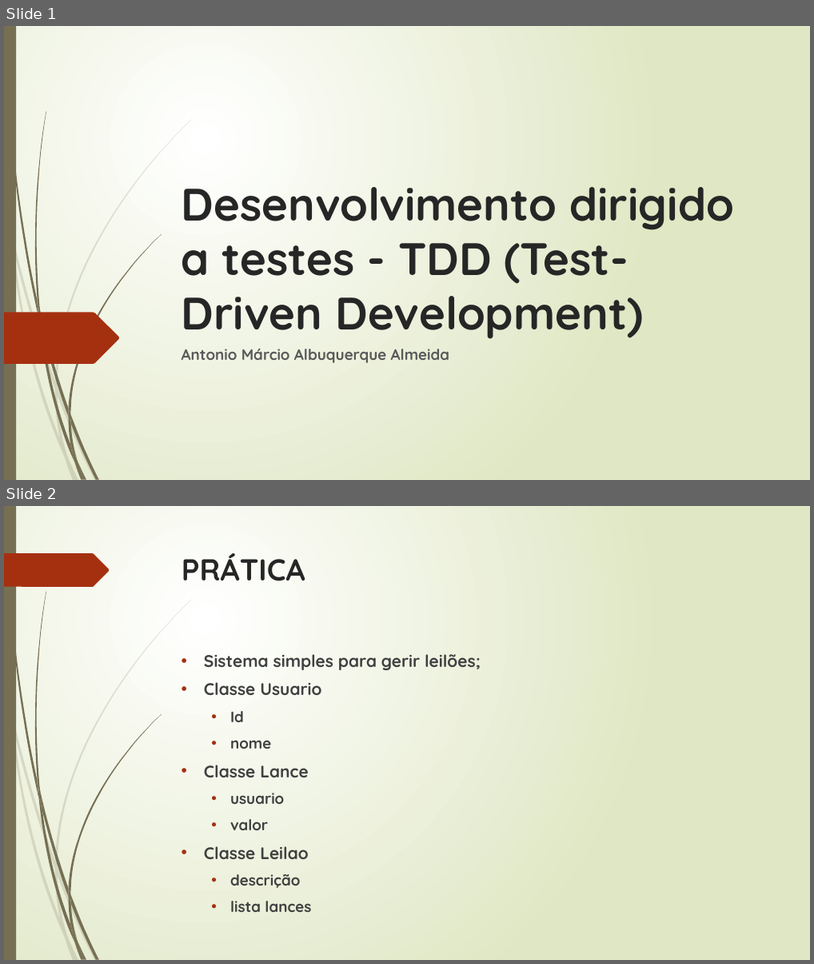
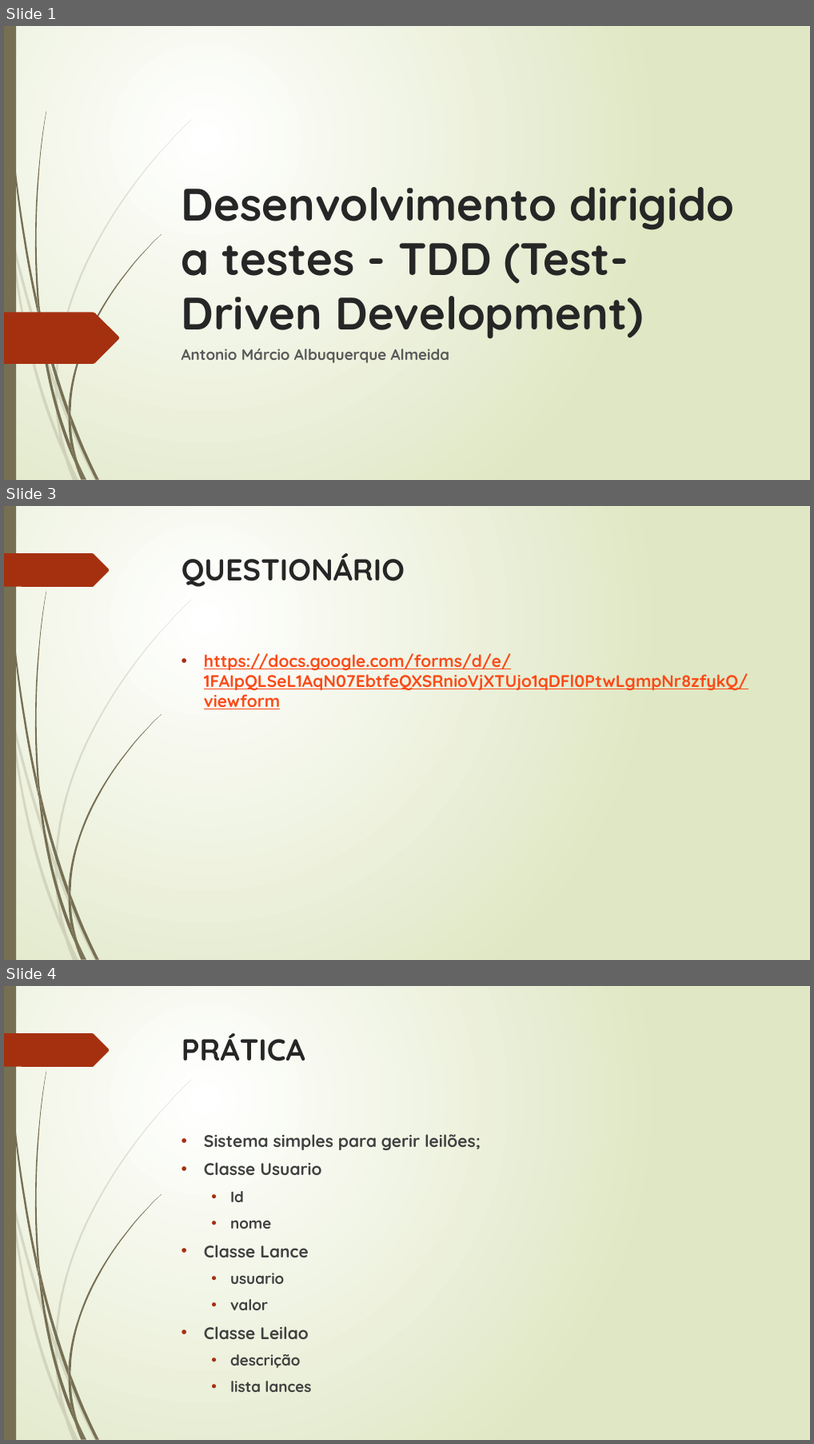
Before and after one commit to Marcio-Albuquerque/AulaLeilao, a slide deck: Desenvolvimento dirigido a testes - TDD (Test-Driven.pptx. Shown one above the other, each under a label of ours: slides 1 and 2 before the commit, slides 1, 3 and 4 after it; the slides between them are not shown. The pictures are 814x964 and 814x1444 pixels, drawn with LibreOffice and Linux fonts; fonts in the diff are those of the drawing. Boxes give left, top, right and bottom in pixels: in the first picture for what was removed or moved away, otherwise in the second. Text is boxed around its words. In the diff, an @@ line names an element or a change of style, - is before the commit and + after.

Commit message:
Form Google link

```diff
--- a/Desenvolvimento dirigido a testes - TDD (Test-Driven.pptx
+++ b/Desenvolvimento dirigido a testes - TDD (Test-Driven.pptx
@@ slide 3 added at (4,506,810,960), background gradient #FFFFFF to #DFE8C4; not listed: 24 template elements that a slide beside it also shows @@
@@ title added at (182,553,405,587), 36 pt, text #262626, bold @@
+QUESTIONÁRIO
@@ text added at (204,653,748,709), 20 pt, text #FB4A18, bold, underline @@
+• https://docs.google.com/forms/d/e/1FAIpQLSeL1AqN07EbtfeQXSRnioVjXTUjo1qDFl0PtwLgmpNr8zfykQ/viewform
@@ what was slide 2 is now slide 4 @@
```
Also in this commit, not shown: 1 other slide added, 1 slide removed.
